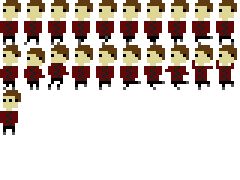
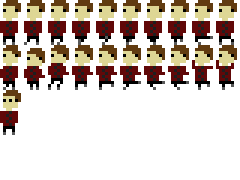
Layer changes from the first w=240, h=180 image to the second:
moved "Jump 0 copy 5" into group "Fall", painted on it over [120, 72, 141, 78]
painted on "Jump 0 copy 4" over [96, 72, 117, 87]
painted on "Jump 0 copy 3" over [72, 72, 93, 78]
